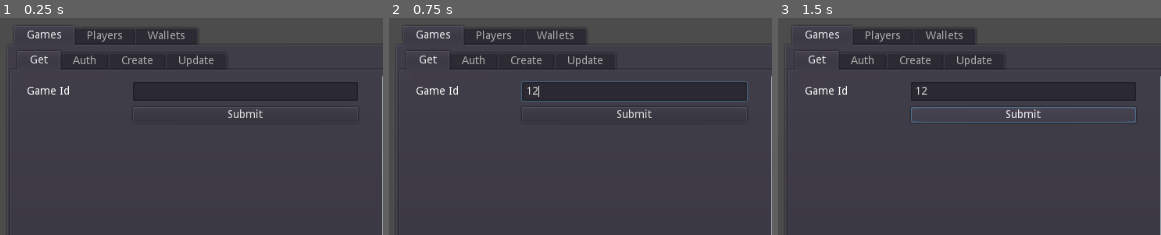
Above: before the commit, frames 1-3 (left to right).
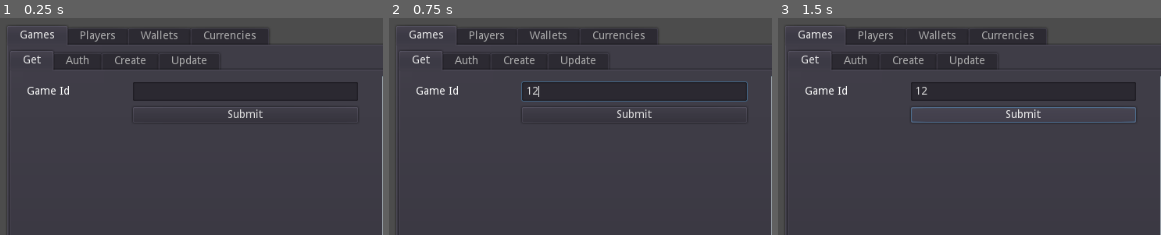
Above: after the commit, the same moments.

Repository: vecno-io/metafab-godot-ui
Game: Godot game, scene res://demo/App.tscn
Two runs of this game, one before a commit and one after it. Both use one fixed random seed, a clock stepped at 60 frames per second and the inputs below.
Inputs (mouse positions are % of the whole screen's width and height, from its top left):
- Up to frame 1 (0.25 s): no input
- Up to frame 2 (0.75 s): click (32, 17) at 0.52 s; type "12" at 0.6 s
- Up to frame 3 (1.5 s): click "Submit" at 1.25 s
The pictures show only the part of the screen within x 0-50%, y 0-50%; the shares and areas given below are measured in that part.

The runs differ from the first frame. In frame 1, 2.7% of the frame differs, in the area x 3-70%, y 3-24%; in frame 2, 2.7%; in frame 3, 2.7%.
Error in both runs: Invalid type in function '_show_error' in base 'HBoxContainer (GetGame.gd)'. Cannot convert argument 2 from Nil to String. (res://demo/games/GetGame.gd:22)

Commit message:
tweak demo margins

Diff:
--- a/demo/App.tscn
+++ b/demo/App.tscn
@@ -1,9 +1,10 @@
-[gd_scene load_steps=5 format=2]
+[gd_scene load_steps=6 format=2]
 
 [ext_resource path="res://demo/AppDemo.gd" type="Script" id=1]
 [ext_resource path="res://demo/Games.tscn" type="PackedScene" id=2]
 [ext_resource path="res://demo/Players.tscn" type="PackedScene" id=3]
 [ext_resource path="res://demo/Wallets.tscn" type="PackedScene" id=4]
+[ext_resource path="res://demo/Currencies.tscn" type="PackedScene" id=5]
 
 [node name="App" type="MarginContainer"]
 anchor_right = 1.0
@@ -19,11 +20,33 @@
 margin_top = 32.0
 margin_right = 992.0
 margin_bottom = 568.0
+custom_constants/top_margin = 1
+custom_constants/side_margin = -1
 tab_align = 0
 
 [node name="Games" parent="TabContainer" instance=ExtResource( 2 )]
+custom_constants/hseparation = 0
+custom_constants/top_margin = 0
 
 [node name="Players" parent="TabContainer" instance=ExtResource( 3 )]
+margin_top = 24.0
+custom_constants/hseparation = 0
+custom_constants/top_margin = 0
 
 [node name="Wallets" parent="TabContainer" instance=ExtResource( 4 )]
 visible = false
+margin_left = 4.0
+margin_top = 24.0
+margin_right = -4.0
+margin_bottom = -4.0
+custom_constants/hseparation = 0
+custom_constants/top_margin = 0
+
+[node name="Currencies" parent="TabContainer" instance=ExtResource( 5 )]
+visible = false
+margin_left = 4.0
+margin_top = 32.0
+margin_right = -4.0
+margin_bottom = -4.0
+custom_constants/hseparation = 0
+custom_constants/top_margin = 0
--- a/demo/Games.tscn
+++ b/demo/Games.tscn
@@ -14,6 +14,7 @@
 margin_bottom = -4.0
 size_flags_horizontal = 3
 size_flags_vertical = 3
+custom_constants/side_margin = -1
 tab_align = 0
 
 [node name="Get" parent="." instance=ExtResource( 8 )]
--- a/demo/Players.tscn
+++ b/demo/Players.tscn
@@ -15,6 +15,7 @@
 margin_top = 32.0
 margin_right = -4.0
 margin_bottom = -4.0
+custom_constants/side_margin = -1
 tab_align = 0
 
 [node name="Get" parent="." instance=ExtResource( 5 )]
--- a/demo/Wallets.tscn
+++ b/demo/Wallets.tscn
@@ -7,6 +7,7 @@
 anchor_bottom = 1.0
 size_flags_horizontal = 3
 size_flags_vertical = 3
+custom_constants/side_margin = -1
 tab_align = 0
 
 [node name="Get" parent="." instance=ExtResource( 1 )]
--- a/demo/players/Data.tscn
+++ b/demo/players/Data.tscn
@@ -24,7 +24,7 @@
 margin_top = 8.0
 margin_right = 480.0
 margin_bottom = 592.0
-custom_constants/separation = 12
+custom_constants/separation = 16
 
 [node name="Label-v01" type="Label" parent="MBox-Request/VBoxContainer"]
 margin_right = 464.0
@@ -33,12 +33,12 @@
 text = "Public Data - (gear)"
 
 [node name="Grid-Public" type="GridContainer" parent="MBox-Request/VBoxContainer"]
-margin_top = 26.0
+margin_top = 30.0
 margin_right = 464.0
 margin_bottom = 86.0
 size_flags_horizontal = 3
-custom_constants/vseparation = 12
-custom_constants/hseparation = 12
+custom_constants/vseparation = 8
+custom_constants/hseparation = 16
 columns = 2
 
 [node name="Label-v01" type="Label" parent="MBox-Request/VBoxContainer/Grid-Public"]
@@ -50,7 +50,7 @@
 
 [node name="NameInput" type="LineEdit" parent="MBox-Request/VBoxContainer/Grid-Public"]
 unique_name_in_owner = true
-margin_left = 132.0
+margin_left = 136.0
 margin_right = 464.0
 margin_bottom = 24.0
 rect_min_size = Vector2( 160, 0 )
@@ -59,175 +59,166 @@
 caret_blink_speed = 0.5
 
 [node name="Label-v02" type="Label" parent="MBox-Request/VBoxContainer/Grid-Public"]
-margin_top = 41.0
-margin_right = 120.0
-margin_bottom = 55.0
+margin_top = 37.0
+margin_right = 120.0
+margin_bottom = 51.0
 rect_min_size = Vector2( 120, 0 )
 text = "  Volume"
 
 [node name="VolumeInput" type="LineEdit" parent="MBox-Request/VBoxContainer/Grid-Public"]
 unique_name_in_owner = true
-margin_left = 132.0
-margin_top = 36.0
-margin_right = 464.0
-margin_bottom = 60.0
+margin_left = 136.0
+margin_top = 32.0
+margin_right = 464.0
+margin_bottom = 56.0
+rect_min_size = Vector2( 160, 0 )
+size_flags_horizontal = 3
+caret_blink = true
+caret_blink_speed = 0.5
+
+[node name="HSeparator" type="HSeparator" parent="MBox-Request/VBoxContainer"]
+margin_top = 102.0
+margin_right = 464.0
+margin_bottom = 110.0
+custom_constants/separation = 8
+
+[node name="Label-v02" type="Label" parent="MBox-Request/VBoxContainer"]
+margin_top = 126.0
+margin_right = 464.0
+margin_bottom = 140.0
+rect_min_size = Vector2( 120, 0 )
+text = "Protected  Data - (stats)"
+
+[node name="Grid-Protected" type="GridContainer" parent="MBox-Request/VBoxContainer"]
+margin_top = 156.0
+margin_right = 464.0
+margin_bottom = 212.0
+size_flags_horizontal = 3
+custom_constants/vseparation = 8
+custom_constants/hseparation = 16
+columns = 2
+
+[node name="Label-v02" type="Label" parent="MBox-Request/VBoxContainer/Grid-Protected"]
+margin_top = 5.0
+margin_right = 120.0
+margin_bottom = 19.0
+rect_min_size = Vector2( 120, 0 )
+text = "  Wisdom"
+
+[node name="WisdomInput" type="LineEdit" parent="MBox-Request/VBoxContainer/Grid-Protected"]
+unique_name_in_owner = true
+margin_left = 136.0
+margin_right = 464.0
+margin_bottom = 24.0
+rect_min_size = Vector2( 160, 0 )
+size_flags_horizontal = 3
+caret_blink = true
+caret_blink_speed = 0.5
+
+[node name="Label-v01" type="Label" parent="MBox-Request/VBoxContainer/Grid-Protected"]
+margin_top = 37.0
+margin_right = 120.0
+margin_bottom = 51.0
+rect_min_size = Vector2( 120, 0 )
+text = "  Strength"
+
+[node name="StrengthInput" type="LineEdit" parent="MBox-Request/VBoxContainer/Grid-Protected"]
+unique_name_in_owner = true
+margin_left = 136.0
+margin_top = 32.0
+margin_right = 464.0
+margin_bottom = 56.0
 rect_min_size = Vector2( 160, 0 )
 size_flags_horizontal = 3
 caret_blink = true
 caret_blink_speed = 0.5
 
 [node name="HSeparator2" type="HSeparator" parent="MBox-Request/VBoxContainer"]
-margin_top = 98.0
-margin_right = 464.0
-margin_bottom = 110.0
-custom_constants/separation = 12
-
-[node name="Label-v02" type="Label" parent="MBox-Request/VBoxContainer"]
-margin_top = 122.0
-margin_right = 464.0
-margin_bottom = 136.0
-rect_min_size = Vector2( 120, 0 )
-text = "Protected  Data - (stats)"
-
-[node name="Grid-Protected" type="GridContainer" parent="MBox-Request/VBoxContainer"]
-margin_top = 148.0
-margin_right = 464.0
-margin_bottom = 208.0
-size_flags_horizontal = 3
-custom_constants/vseparation = 12
-custom_constants/hseparation = 12
-columns = 2
-
-[node name="Label-v02" type="Label" parent="MBox-Request/VBoxContainer/Grid-Protected"]
-margin_top = 5.0
-margin_right = 120.0
-margin_bottom = 19.0
-rect_min_size = Vector2( 120, 0 )
-text = "  Wisdom"
-
-[node name="WisdomInput" type="LineEdit" parent="MBox-Request/VBoxContainer/Grid-Protected"]
-unique_name_in_owner = true
-margin_left = 132.0
-margin_right = 464.0
-margin_bottom = 24.0
-rect_min_size = Vector2( 160, 0 )
-size_flags_horizontal = 3
-caret_blink = true
-caret_blink_speed = 0.5
-
-[node name="Label-v01" type="Label" parent="MBox-Request/VBoxContainer/Grid-Protected"]
-margin_top = 41.0
-margin_right = 120.0
-margin_bottom = 55.0
-rect_min_size = Vector2( 120, 0 )
-text = "  Strength"
-
-[node name="StrengthInput" type="LineEdit" parent="MBox-Request/VBoxContainer/Grid-Protected"]
-unique_name_in_owner = true
-margin_left = 132.0
-margin_top = 36.0
-margin_right = 464.0
-margin_bottom = 60.0
-rect_min_size = Vector2( 160, 0 )
-size_flags_horizontal = 3
-caret_blink = true
-caret_blink_speed = 0.5
-
-[node name="HSeparator3" type="HSeparator" parent="MBox-Request/VBoxContainer"]
-margin_top = 220.0
-margin_right = 464.0
-margin_bottom = 232.0
-custom_constants/separation = 12
-
-[node name="PlayerGetGrid" type="GridContainer" parent="MBox-Request/VBoxContainer"]
-margin_top = 244.0
-margin_right = 464.0
-margin_bottom = 268.0
-size_flags_horizontal = 5
-size_flags_vertical = 5
-custom_constants/vseparation = 12
-custom_constants/hseparation = 12
-columns = 2
-
-[node name="Label-v02" type="Label" parent="MBox-Request/VBoxContainer/PlayerGetGrid"]
-margin_top = 5.0
-margin_right = 120.0
-margin_bottom = 19.0
-rect_min_size = Vector2( 120, 0 )
-text = "Player Id"
-
-[node name="PlayerId" type="LineEdit" parent="MBox-Request/VBoxContainer/PlayerGetGrid"]
-unique_name_in_owner = true
-margin_left = 132.0
-margin_right = 464.0
-margin_bottom = 24.0
-rect_min_size = Vector2( 160, 0 )
-size_flags_horizontal = 3
-caret_blink = true
-caret_blink_speed = 0.5
+margin_top = 228.0
+margin_right = 464.0
+margin_bottom = 236.0
+custom_constants/separation = 8
 
 [node name="PlayerSetGrid" type="GridContainer" parent="MBox-Request/VBoxContainer"]
-margin_top = 280.0
+margin_top = 252.0
 margin_right = 464.0
 margin_bottom = 336.0
 size_flags_horizontal = 5
 size_flags_vertical = 5
-custom_constants/vseparation = 12
-custom_constants/hseparation = 12
-columns = 2
+custom_constants/vseparation = 8
+custom_constants/hseparation = 16
+columns = 2
+
+[node name="Label-v03" type="Label" parent="MBox-Request/VBoxContainer/PlayerSetGrid"]
+margin_top = 5.0
+margin_right = 120.0
+margin_bottom = 19.0
+rect_min_size = Vector2( 120, 0 )
+text = "Player Id"
+
+[node name="PlayerId" type="LineEdit" parent="MBox-Request/VBoxContainer/PlayerSetGrid"]
+unique_name_in_owner = true
+margin_left = 136.0
+margin_right = 464.0
+margin_bottom = 24.0
+rect_min_size = Vector2( 160, 0 )
+size_flags_horizontal = 3
+caret_blink = true
+caret_blink_speed = 0.5
 
 [node name="Label-v02" type="Label" parent="MBox-Request/VBoxContainer/PlayerSetGrid"]
-margin_top = 5.0
-margin_right = 120.0
-margin_bottom = 19.0
+margin_top = 37.0
+margin_right = 120.0
+margin_bottom = 51.0
 rect_min_size = Vector2( 120, 0 )
 text = "Player Token"
 
 [node name="PlayerToken" type="LineEdit" parent="MBox-Request/VBoxContainer/PlayerSetGrid"]
 unique_name_in_owner = true
-margin_left = 132.0
-margin_right = 464.0
-margin_bottom = 24.0
+margin_left = 136.0
+margin_top = 32.0
+margin_right = 464.0
+margin_bottom = 56.0
 rect_min_size = Vector2( 160, 0 )
 size_flags_horizontal = 3
 caret_blink = true
 caret_blink_speed = 0.5
 
 [node name="Spacer-v01" type="Label" parent="MBox-Request/VBoxContainer/PlayerSetGrid"]
-margin_top = 39.0
-margin_right = 120.0
-margin_bottom = 53.0
+margin_top = 67.0
+margin_right = 120.0
+margin_bottom = 81.0
 rect_min_size = Vector2( 120, 0 )
 
 [node name="HBoxContainer2" type="HBoxContainer" parent="MBox-Request/VBoxContainer/PlayerSetGrid"]
-margin_left = 132.0
-margin_top = 36.0
-margin_right = 464.0
-margin_bottom = 56.0
+margin_left = 136.0
+margin_top = 64.0
+margin_right = 464.0
+margin_bottom = 84.0
 custom_constants/separation = 24
 
 [node name="Label" type="Label" parent="MBox-Request/VBoxContainer/PlayerSetGrid/HBoxContainer2"]
 margin_top = 3.0
-margin_right = 154.0
+margin_right = 152.0
 margin_bottom = 17.0
 size_flags_horizontal = 3
 
 [node name="PlayerSetButton" type="Button" parent="MBox-Request/VBoxContainer/PlayerSetGrid/HBoxContainer2"]
 unique_name_in_owner = true
-margin_left = 178.0
-margin_right = 332.0
+margin_left = 176.0
+margin_right = 328.0
 margin_bottom = 20.0
 size_flags_horizontal = 3
 text = "Set Data"
 
 [node name="SecretSetGrid" type="GridContainer" parent="MBox-Request/VBoxContainer"]
-margin_top = 348.0
+margin_top = 352.0
 margin_right = 464.0
 margin_bottom = 404.0
 size_flags_horizontal = 5
 size_flags_vertical = 5
-custom_constants/vseparation = 12
-custom_constants/hseparation = 12
+custom_constants/vseparation = 8
+custom_constants/hseparation = 16
 columns = 2
 
 [node name="Label-v02" type="Label" parent="MBox-Request/VBoxContainer/SecretSetGrid"]
@@ -239,7 +230,7 @@
 
 [node name="SecretToken" type="LineEdit" parent="MBox-Request/VBoxContainer/SecretSetGrid"]
 unique_name_in_owner = true
-margin_left = 132.0
+margin_left = 136.0
 margin_right = 464.0
 margin_bottom = 24.0
 rect_min_size = Vector2( 160, 0 )
@@ -248,43 +239,37 @@
 caret_blink_speed = 0.5
 
 [node name="Spacer-v01" type="Label" parent="MBox-Request/VBoxContainer/SecretSetGrid"]
-margin_top = 39.0
-margin_right = 120.0
-margin_bottom = 53.0
+margin_top = 35.0
+margin_right = 120.0
+margin_bottom = 49.0
 rect_min_size = Vector2( 120, 0 )
 
 [node name="HBoxContainer" type="HBoxContainer" parent="MBox-Request/VBoxContainer/SecretSetGrid"]
-margin_left = 132.0
-margin_top = 36.0
-margin_right = 464.0
-margin_bottom = 56.0
+margin_left = 136.0
+margin_top = 32.0
+margin_right = 464.0
+margin_bottom = 52.0
 custom_constants/separation = 24
 
 [node name="Label" type="Label" parent="MBox-Request/VBoxContainer/SecretSetGrid/HBoxContainer"]
 margin_top = 3.0
-margin_right = 154.0
+margin_right = 152.0
 margin_bottom = 17.0
 size_flags_horizontal = 3
 
 [node name="SecretSetButton" type="Button" parent="MBox-Request/VBoxContainer/SecretSetGrid/HBoxContainer"]
 unique_name_in_owner = true
-margin_left = 178.0
-margin_right = 332.0
+margin_left = 176.0
+margin_right = 328.0
 margin_bottom = 20.0
 size_flags_horizontal = 3
 text = "Set Data"
 
-[node name="HSeparator4" type="HSeparator" parent="MBox-Request/VBoxContainer"]
-margin_top = 416.0
-margin_right = 464.0
-margin_bottom = 422.0
-custom_constants/separation = 6
-
 [node name="PlayerGetButton" type="Button" parent="MBox-Request/VBoxContainer"]
 unique_name_in_owner = true
-margin_top = 434.0
-margin_right = 464.0
-margin_bottom = 454.0
+margin_top = 420.0
+margin_right = 464.0
+margin_bottom = 440.0
 size_flags_horizontal = 3
 text = "Get Data"
 
@@ -320,35 +305,94 @@
 
 [node name="VBoxContainer" type="VBoxContainer" parent="MBox-Result/ResultBox"]
 margin_right = 464.0
-margin_bottom = 208.0
-size_flags_horizontal = 3
+margin_bottom = 216.0
+size_flags_horizontal = 3
+custom_constants/separation = 16
+
+[node name="Label-v01" type="Label" parent="MBox-Result/ResultBox/VBoxContainer"]
+margin_right = 464.0
+margin_bottom = 14.0
+rect_min_size = Vector2( 120, 0 )
+text = "Public Data - (gear)"
+
+[node name="Grid-Public" type="GridContainer" parent="MBox-Result/ResultBox/VBoxContainer"]
+margin_top = 30.0
+margin_right = 464.0
+margin_bottom = 86.0
+size_flags_horizontal = 3
+custom_constants/vseparation = 8
+custom_constants/hseparation = 16
+columns = 2
+
+[node name="Label-v01" type="Label" parent="MBox-Result/ResultBox/VBoxContainer/Grid-Public"]
+margin_top = 5.0
+margin_right = 120.0
+margin_bottom = 19.0
+rect_min_size = Vector2( 120, 0 )
+text = "  Name"
+
+[node name="NameField" type="LineEdit" parent="MBox-Result/ResultBox/VBoxContainer/Grid-Public"]
+unique_name_in_owner = true
+margin_left = 136.0
+margin_right = 464.0
+margin_bottom = 24.0
+rect_min_size = Vector2( 160, 0 )
+size_flags_horizontal = 3
+editable = false
+caret_blink = true
+caret_blink_speed = 0.5
+
+[node name="Label-v02" type="Label" parent="MBox-Result/ResultBox/VBoxContainer/Grid-Public"]
+margin_top = 37.0
+margin_right = 120.0
+margin_bottom = 51.0
+rect_min_size = Vector2( 120, 0 )
+text = "  Volume"
+
+[node name="VolumeField" type="LineEdit" parent="MBox-Result/ResultBox/VBoxContainer/Grid-Public"]
+unique_name_in_owner = true
+margin_left = 136.0
+margin_top = 32.0
+margin_right = 464.0
+margin_bottom = 56.0
+rect_min_size = Vector2( 160, 0 )
+size_flags_horizontal = 3
+editable = false
+caret_blink = true
+caret_blink_speed = 0.5
+
+[node name="HSeparator" type="HSeparator" parent="MBox-Result/ResultBox/VBoxContainer"]
+margin_top = 102.0
+margin_right = 464.0
+margin_bottom = 114.0
 custom_constants/separation = 12
 
-[node name="Label-v01" type="Label" parent="MBox-Result/ResultBox/VBoxContainer"]
-margin_right = 464.0
-margin_bottom = 14.0
-rect_min_size = Vector2( 120, 0 )
-text = "Public Data - (gear)"
-
-[node name="Grid-Public" type="GridContainer" parent="MBox-Result/ResultBox/VBoxContainer"]
-margin_top = 26.0
-margin_right = 464.0
-margin_bottom = 86.0
-size_flags_horizontal = 3
-custom_constants/vseparation = 12
-custom_constants/hseparation = 12
-columns = 2
-
-[node name="Label-v01" type="Label" parent="MBox-Result/ResultBox/VBoxContainer/Grid-Public"]
-margin_top = 5.0
-margin_right = 120.0
-margin_bottom = 19.0
-rect_min_size = Vector2( 120, 0 )
-text = "  Name"
-
-[node name="NameField" type="LineEdit" parent="MBox-Result/ResultBox/VBoxContainer/Grid-Public"]
-unique_name_in_owner = true
-margin_left = 132.0
+[node name="Label-v02" type="Label" parent="MBox-Result/ResultBox/VBoxContainer"]
+margin_top = 130.0
+margin_right = 464.0
+margin_bottom = 144.0
+rect_min_size = Vector2( 120, 0 )
+text = "Protected  Data - (stats)"
+
+[node name="Grid-Protected" type="GridContainer" parent="MBox-Result/ResultBox/VBoxContainer"]
+margin_top = 160.0
+margin_right = 464.0
+margin_bottom = 216.0
+size_flags_horizontal = 3
+custom_constants/vseparation = 8
+custom_constants/hseparation = 16
+columns = 2
+
+[node name="Label-v01" type="Label" parent="MBox-Result/ResultBox/VBoxContainer/Grid-Protected"]
+margin_top = 5.0
+margin_right = 120.0
+margin_bottom = 19.0
+rect_min_size = Vector2( 120, 0 )
+text = "  Strength"
+
+[node name="WisdomField" type="LineEdit" parent="MBox-Result/ResultBox/VBoxContainer/Grid-Protected"]
+unique_name_in_owner = true
+margin_left = 136.0
 margin_right = 464.0
 margin_bottom = 24.0
 rect_min_size = Vector2( 160, 0 )
@@ -357,80 +401,21 @@
 caret_blink = true
 caret_blink_speed = 0.5
 
-[node name="Label-v02" type="Label" parent="MBox-Result/ResultBox/VBoxContainer/Grid-Public"]
-margin_top = 41.0
-margin_right = 120.0
-margin_bottom = 55.0
-rect_min_size = Vector2( 120, 0 )
-text = "  Volume"
-
-[node name="VolumeField" type="LineEdit" parent="MBox-Result/ResultBox/VBoxContainer/Grid-Public"]
-unique_name_in_owner = true
-margin_left = 132.0
-margin_top = 36.0
-margin_right = 464.0
-margin_bottom = 60.0
+[node name="Label-v02" type="Label" parent="MBox-Result/ResultBox/VBoxContainer/Grid-Protected"]
+margin_top = 37.0
+margin_right = 120.0
+margin_bottom = 51.0
+rect_min_size = Vector2( 120, 0 )
+text = "  Wisdom"
+
+[node name="StrengthField" type="LineEdit" parent="MBox-Result/ResultBox/VBoxContainer/Grid-Protected"]
+unique_name_in_owner = true
+margin_left = 136.0
+margin_top = 32.0
+margin_right = 464.0
+margin_bottom = 56.0
 rect_min_size = Vector2( 160, 0 )
 size_flags_horizontal = 3
 editable = false
 caret_blink = true
 caret_blink_speed = 0.5
-
-[node name="HSeparator" type="HSeparator" parent="MBox-Result/ResultBox/VBoxContainer"]
-margin_top = 98.0
-margin_right = 464.0
-margin_bottom = 110.0
-custom_constants/separation = 12
-
-[node name="Label-v02" type="Label" parent="MBox-Result/ResultBox/VBoxContainer"]
-margin_top = 122.0
-margin_right = 464.0
-margin_bottom = 136.0
-rect_min_size = Vector2( 120, 0 )
-text = "Protected  Data - (stats)"
-
-[node name="Grid-Protected" type="GridContainer" parent="MBox-Result/ResultBox/VBoxContainer"]
-margin_top = 148.0
-margin_right = 464.0
-margin_bottom = 208.0
-size_flags_horizontal = 3
-custom_constants/vseparation = 12
-custom_constants/hseparation = 12
-columns = 2
-
-[node name="Label-v01" type="Label" parent="MBox-Result/ResultBox/VBoxContainer/Grid-Protected"]
-margin_top = 5.0
-margin_right = 120.0
-margin_bottom = 19.0
-rect_min_size = Vector2( 120, 0 )
-text = "  Strength"
-
-[node name="WisdomField" type="LineEdit" parent="MBox-Result/ResultBox/VBoxContainer/Grid-Protected"]
-unique_name_in_owner = true
-margin_left = 132.0
-margin_right = 464.0
-margin_bottom = 24.0
-rect_min_size = Vector2( 160, 0 )
-size_flags_horizontal = 3
-editable = false
-caret_blink = true
-caret_blink_speed = 0.5
-
-[node name="Label-v02" type="Label" parent="MBox-Result/ResultBox/VBoxContainer/Grid-Protected"]
-margin_top = 41.0
-margin_right = 120.0
-margin_bottom = 55.0
-rect_min_size = Vector2( 120, 0 )
-text = "  Wisdom"
-
-[node name="StrengthField" type="LineEdit" parent="MBox-Result/ResultBox/VBoxContainer/Grid-Protected"]
-unique_name_in_owner = true
-margin_left = 132.0
-margin_top = 36.0
-margin_right = 464.0
-margin_bottom = 60.0
-rect_min_size = Vector2( 160, 0 )
-size_flags_horizontal = 3
-editable = false
-caret_blink = true
-caret_blink_speed = 0.5
--- a/demo/players/List.tscn
+++ b/demo/players/List.tscn
@@ -98,4 +98,4 @@
 margin_bottom = 584.0
 size_flags_horizontal = 3
 size_flags_vertical = 3
-custom_constants/separation = 0
+custom_constants/separation = 24
--- a/project.godot
+++ b/project.godot
@@ -9,6 +9,11 @@
 config_version=4
 
 _global_script_classes=[ {
+"base": "OptionButton",
+"class": "ChainSelect",
+"language": "GDScript",
+"path": "res://demo/shared/ChainSelect.gd"
+}, {
 "base": "MetaFabRequest",
 "class": "MetaFabContracts",
 "language": "GDScript",
@@ -60,6 +65,7 @@
 "path": "res://addons/metafab-api/wallets/Wallets.gd"
 } ]
 _global_script_class_icons={
+"ChainSelect": "",
 "MetaFabContracts": "",
 "MetaFabCurrencies": "",
 "MetaFabGames": "",
@@ -82,6 +88,10 @@
 
 MetaFab="*res://addons/metafab-api/MetaFab.tscn"
 
+[display]
+
+window/size/resizable=false
+
 [editor_plugins]
 
 enabled=PoolStringArray( "res://addons/metafab-api/plugin.cfg" )
@@ -96,4 +106,5 @@
 
 [rendering]
 
+environment/default_clear_color=Color( 0.301961, 0.301961, 0.301961, 1 )
 environment/default_environment="res://default_env.tres"
